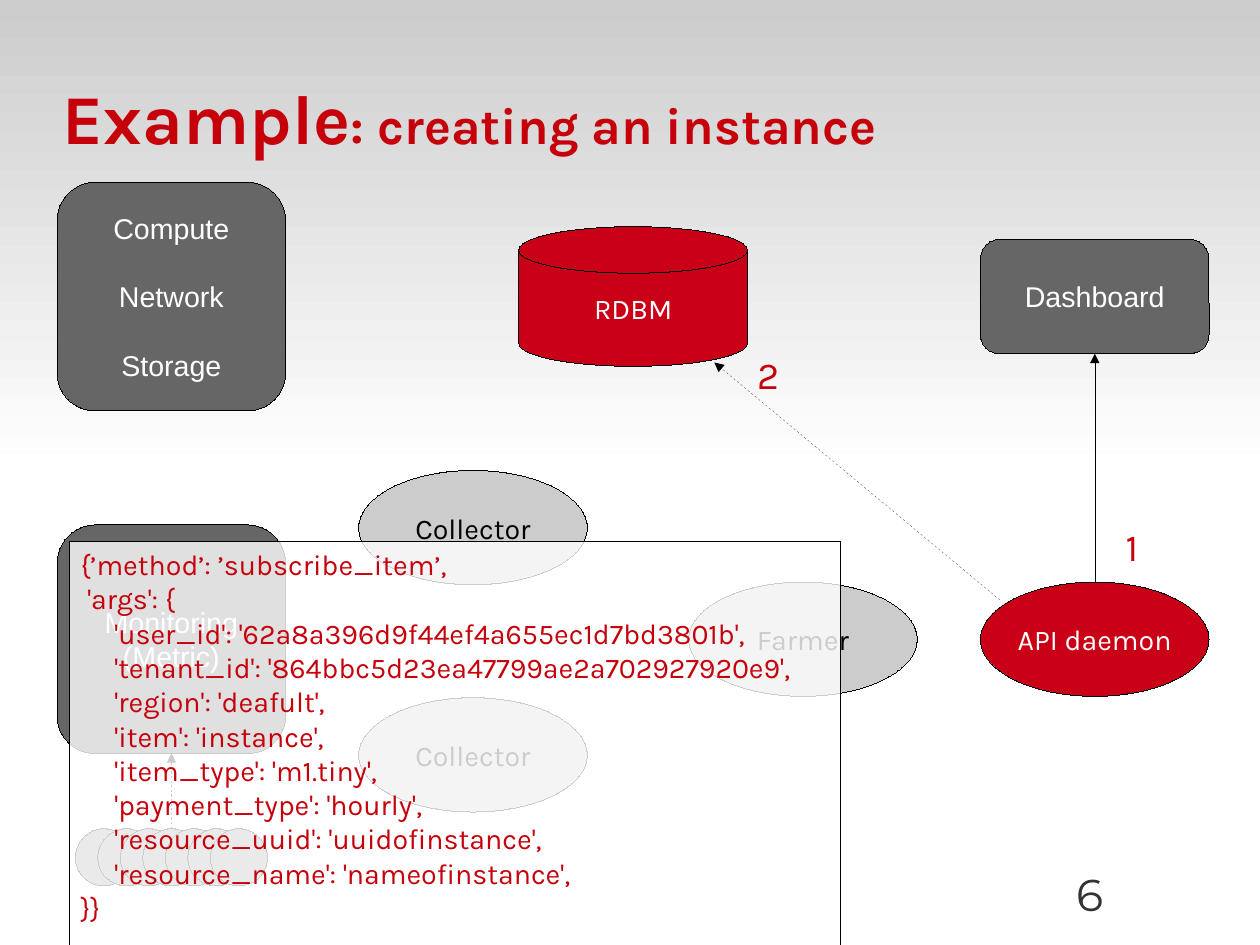
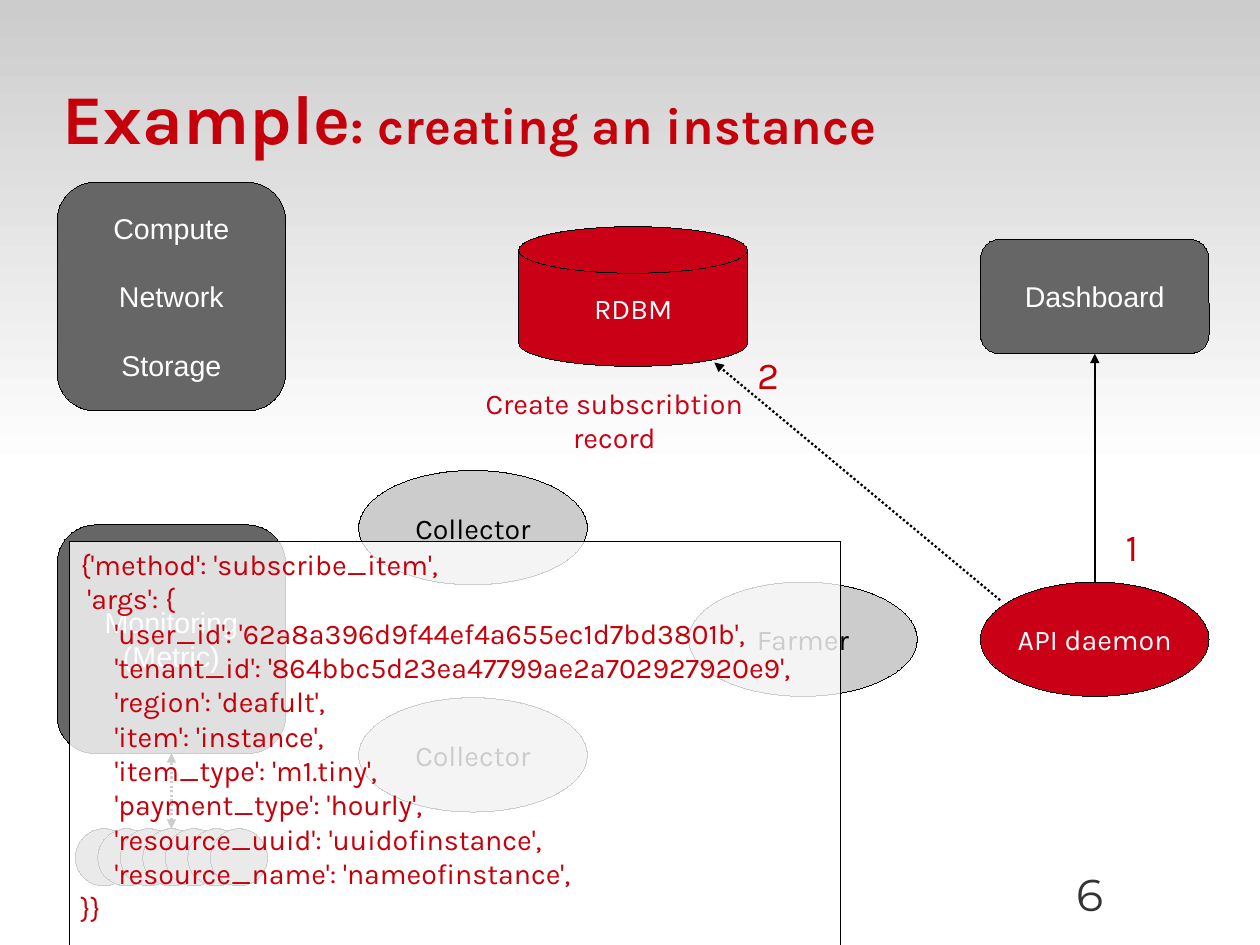
Before and after one commit to zyluo/talk-OSDS-2012, a slide deck: slide 6 of OSDS-2012-SF-dough-LZY.odp. Drawn at 1260x945 pixels with LibreOffice and Linux fonts; fonts in the diff are those of the drawing; background and template pictures are left out. Boxes give left, top, right and bottom in pixels: in the first picture for what was removed or moved away, otherwise in the second. Text is boxed around its words. In the diff, an @@ line names an element or a change of style, - is before the commit and + after.

Commit message:
Fix line thickness and typos

```diff
--- a/OSDS-2012-SF-dough-LZY.odp
+++ b/OSDS-2012-SF-dough-LZY.odp
@@ arrow (1000, 600) - (715, 362): stroke #000000 0 pt to #000000 1.45 pt @@
@@ text added at [486,394,743,449], 18 pt, text #C90016 @@
+Create subscribtion record
@@ text in rectangle at [81,553,438,579]: text changed @@
-{’method’: ’subscribe_item’,
+{'method': 'subscribe_item',
@@ elbow arrow (172, 829) - (172, 753): elbow arrow to elbow double arrow; stroke #000000 0 pt to #000000 1.45 pt @@
```
Also in this commit, not shown: 9 other slides changed.
